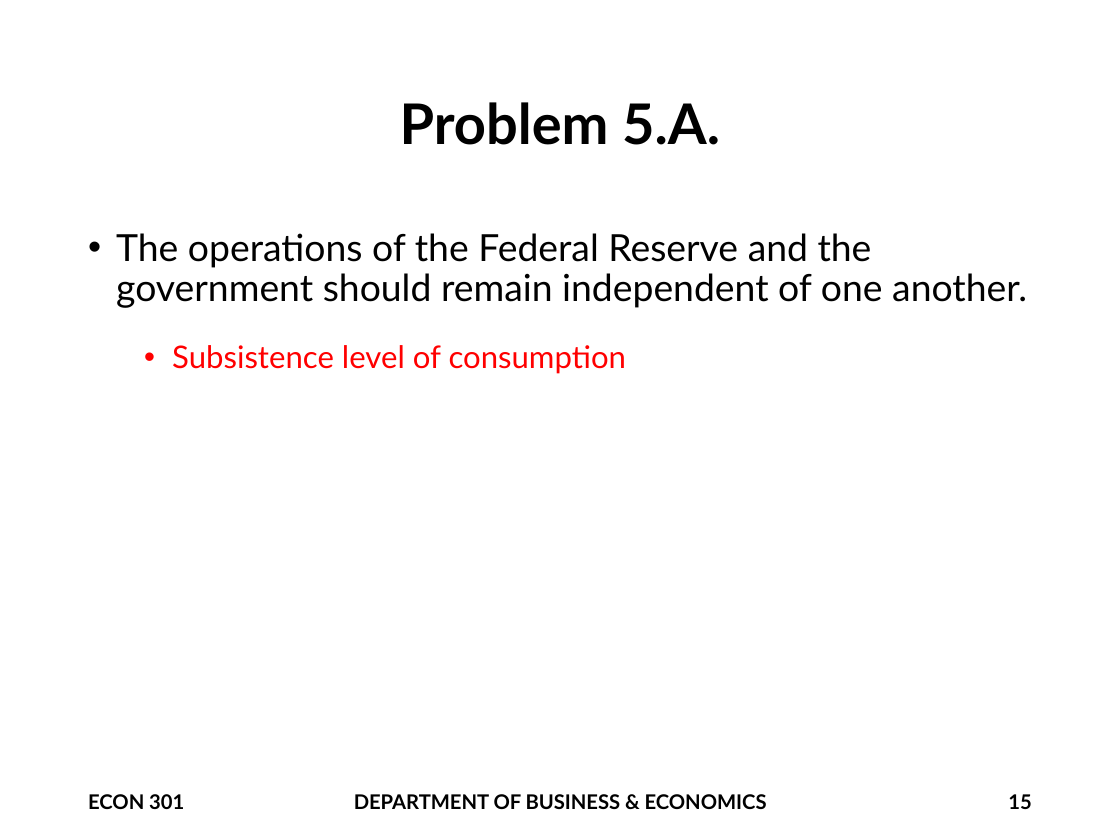
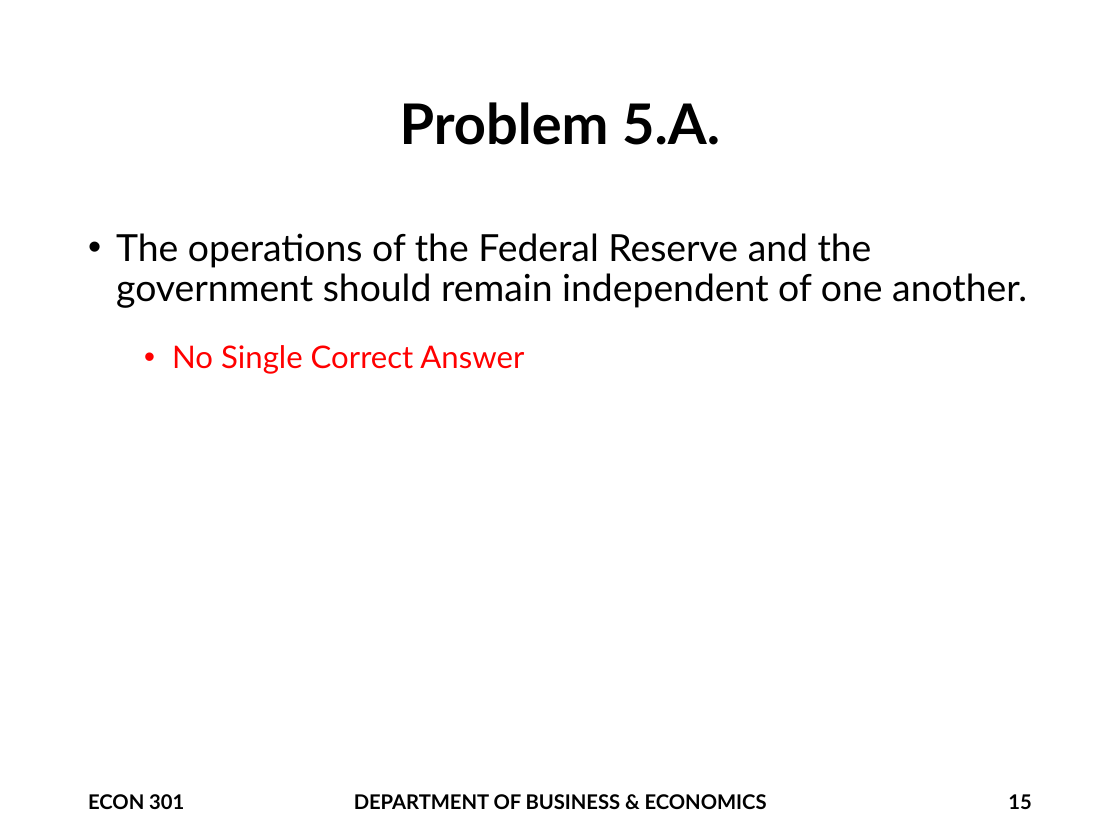
Before and after one commit to brianhwpark/brianhwpark.github.io, a slide deck: slide 15 of files/teaching-resources/monmouthcollege-econ-301/econ-301-final/ECON301-S2025-Final-RECAP.pptx. Drawn at 1120x840 pixels with LibreOffice and Linux fonts; fonts in the diff are those of the drawing; background and template pictures are left out. Boxes give left, top, right and bottom in pixels: in the first picture for what was removed or moved away, otherwise in the second. Text is boxed around its words. In the diff, an @@ line names an element or a change of style, - is before the commit and + after.

```diff
--- a/files/teaching-resources/monmouthcollege-econ-301/econ-301-final/ECON301-S2025-Final-RECAP.pptx
+++ b/files/teaching-resources/monmouthcollege-econ-301/econ-301-final/ECON301-S2025-Final-RECAP.pptx
@@ text at (x1=172, y1=345, x2=524, y2=374): text changed @@
-  • Subsistence level of consumption
+  • No Single Correct Answer
```
Also in this commit, not shown: 1 other slide changed, 8 other files.
